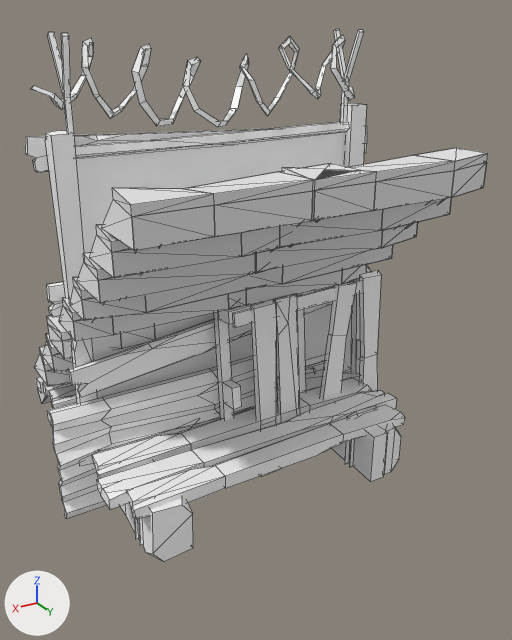
One commit to the Blender file assets/build.blend: the scene before it, then after it.
The view is the same before and after, from a camera (50 mm lens) standing at (2.33, 4.5, 3.3) and looking at (-0.18, 0.33, 1.21). Lighting does not change. The marker at lower left points along +X, +Y and +Z. Mesh edges are drawn as thin lines.

The scene before the commit, as lines of its bpy script (objects in view):
```python
me_mesh_007 = bpy.data.meshes.new('Mesh.007')
me_mesh_007.from_pydata(...)  # 624 vertices, 560 faces; spans x -139.0..139.0, y -14.0..58.0, z -1.0..320.0
# faces by material slot: [558, 2]
me_mesh_007.materials.append(mat_polygonapocalypse_mat_01_a)  # its picture is missing
me_mesh_007.materials.append(mat_polygon_apocalypse_wire_01)  # its picture is missing
me_mesh_009 = bpy.data.meshes.new('Mesh.009')
me_mesh_009.from_pydata(...)  # 554 vertices, 524 faces; spans x -2.5..2.5, y -1.57..1.57, z 0.0..0.7
me_mesh_009.materials.append(mat_lambert2_001)  # its picture is missing
me_mesh_0_003 = bpy.data.meshes.new('Mesh_0.003')
me_mesh_0_003.from_pydata(...)  # 1032 vertices, 344 faces; spans x -0.69..0.69, y -1.52..1.52, z 0.0..2.52
me_mesh_0_003.materials.append(mat_lambert_1_005)  # its picture is missing
ob_sm_bld_snow_platform_stairs_01 = bpy.data.objects.new('SM_Bld_Snow_Platform_Stairs_01', me_mesh_0_003)
ob_sm_bld_snow_platform_stairs_01.parent = ob_node_1_003
ob_sm_bld_snow_platform_stairs_01.location = (-0.5, 0.0, 0.0)
ob_sm_env_wood_platform_01 = bpy.data.objects.new('SM_Env_Wood_Platform_01', me_mesh_009)
ob_sm_env_wood_platform_01.location = (0.0, 0.0, 0.0)
ob_sm_env_wood_platform_01.scale = (0.5, 0.7, 0.7)
ob_sm_prop_wall_junk_06 = bpy.data.objects.new('SM_Prop_Wall_Junk_06', me_mesh_007)
ob_sm_prop_wall_junk_06.location = (0.0, 0.0, 0.0)
ob_sm_prop_wall_junk_06.scale = (0.01, 0.01, 0.01)
# also in view: 'SM_Bld_Snow_Platform_Stairs_01.001' at (0.5, 0.0, 1.26)
```
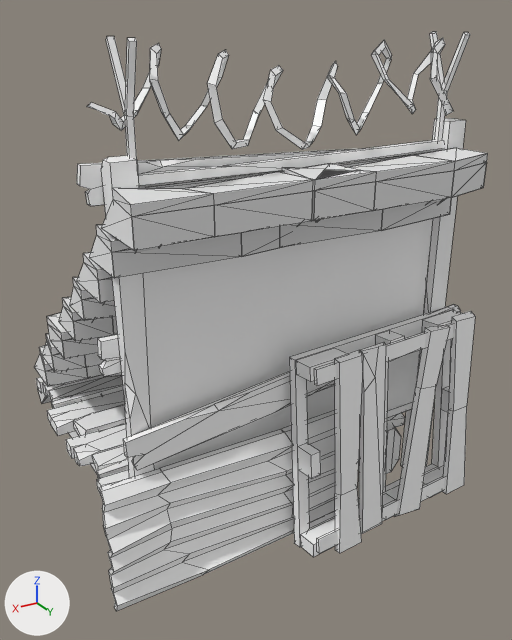
Commit message: Update build again

Location of each change, (x1, y1, x2, y2) in pixels of the pictures (512 x 640 px):
'SM_Prop_Wall_Junk_06', moved: before (25, 29, 381, 518); after (77, 32, 475, 611)
'SM_Env_Wood_Platform_01', unchanged, covered by the edit: before (36, 362, 405, 562); after (36, 373, 405, 495)

Patch to the scene script:
```diff
--- a/assets/build.blend.py
+++ b/assets/build.blend.py
@@ ob_sm_prop_wall_junk_06 @@
 ob_sm_prop_wall_junk_06 = bpy.data.objects.new('SM_Prop_Wall_Junk_06', me_mesh_007)
-ob_sm_prop_wall_junk_06.location = (0.0, 0.0, 0.0)
+ob_sm_prop_wall_junk_06.location = (0.0, 1.0, 0.0)
 ob_sm_prop_wall_junk_06.scale = (0.01, 0.01, 0.01)
```
